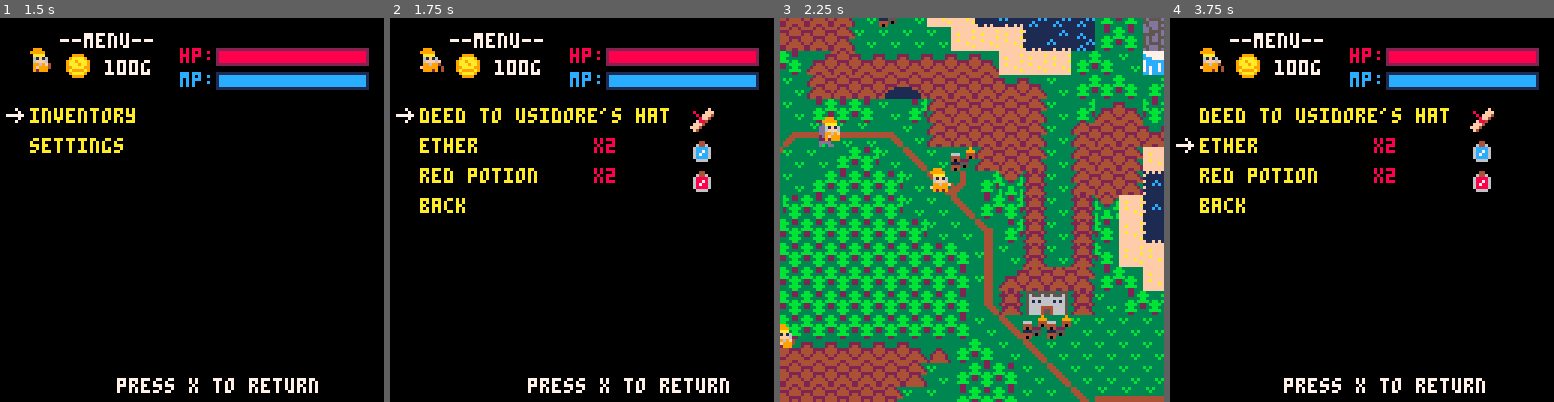
Above: before the commit, frames 1-4 (left to right).
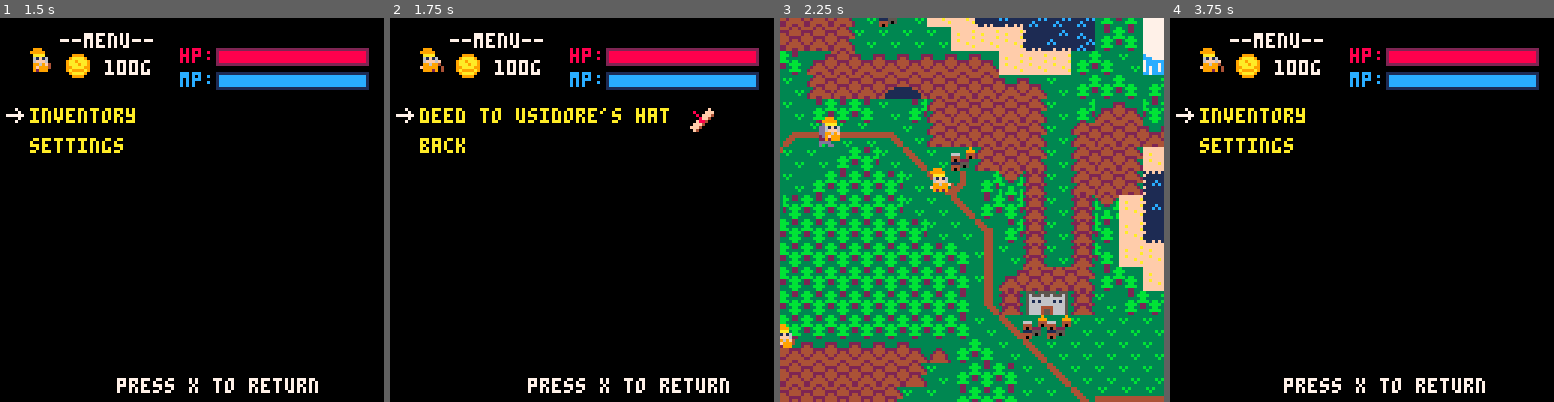
Above: after the commit, the same moments.

Repository: bigbadbones/cannsjourney
Game: PICO-8 cartridge foon.p8
Same seed, same stepped clock (60 frames per second), same inputs: the game is played once before the commit and once after it.
Inputs:
- Up to frame 1 (1.5 s): tap X (X key) at 0.33, 1.07 s; tap O (Z key) at 0.7 s
- Up to frame 2 (1.75 s): hold Right from 1.6 s (still down); tap O (Z key) at 1.7 s
- Up to frame 3 (2.25 s): tap X (X key) at 1.85 s; release Right at 2.1 s; tap O (Z key) at 2.1 s; hold Up from 2.15 s (still down)
- Up to frame 4 (3.75 s): release Up at 2.42 s; hold Right 2.47-3.03 s; tap O (Z key) every 0.4 s from 2.5 to 3.7 s; tap X (X key) at 2.97 s; hold Left 3.08-3.58 s; hold Down from 3.63 s (still down)

Frame 1 is identical in both runs. In frame 2, 1.7% of the frame differs, in the area x 7-84%, y 31-51%; in frame 3, 0.5%; in frame 4, 3.1%, in the area x 1-85%, y 23-51%.

Commit message:
added castle belaroth

Diff:
--- a/foon.p8
+++ b/foon.p8
@@ -97,10 +97,10 @@
 
  statuseffects = {}
  statuseffects.redpotion = {false,0}
- additem("ether")
-  additem("ether")
- additem("red potion")
-  additem("red potion")
+ //additem("ether")
+ // additem("ether")
+/// additem("red potion")
+//  additem("red potion")
 end
 
 
@@ -724,6 +724,7 @@
   end
   spr(can.frames[can.frameid],can.x,can.y,1,1,can.faceleft,false)
   pal()
+  draw_topmapelems()
  end
 
 function canmovementblocked(xoff,yoff)
@@ -1074,13 +1075,14 @@
 outside_capitol_city = {40,28,41,28}
 outside_gratax = {43,46,43,46}
 outside_meagas = {46,34,46,34}
+outside_castle_belaroth = {64,26,65,26}
 
 outside_furlingshire = {31,34,37,34}
 outside_terrakis = {22,29,23,29}
 outside_jizzleknob = {52,21,53,21}
 outside_cave = {34,18,35,18}
 blocking_interacts = {}
-
+topitems = {}
 nr_of_towns =8
 towns ={}
 
@@ -1123,34 +1125,41 @@
   towns[n].nr_of_interacts=0
    towns[n].elems=
  	{
-   {67,98*8,7*8,"exit",4,false,nil},
-  	{67,99*8,7*8,"exit",4,false,nil}
+   {67,98*8,7*8,"exit",4,false,nil,false},
+  	{67,99*8,7*8,"exit",4,false,nil,false}
  	}
  end
 
  --hogsface
  towns[1].nr_of_elems =4
- add(towns[1].elems,{114,98*8,003*8,"tavern",2,false,nil})
- add(towns[1].elems, {98,103*8,004*8,nil,nil,false,false})
+ add(towns[1].elems,{114,98*8,003*8,"tavern",2,false,nil,false})
+ add(towns[1].elems, {98,103*8,004*8,"castle",3,false,nil,false})
 
  --tavern
 
  towns[2].nr_of_elems = 7
  towns[2].elems ={}
- add(towns[2].elems, {112,96*8,12*8,nil,nil,false,true})
- add(towns[2].elems,{126,105*8,12*8,nil,nil,false,true})
- add(towns[2].elems, {126,104*8,12*8,nil,nil,false,true})
- add(towns[2].elems, {126,103*8,12*8,nil,nil,false,true})
- add(towns[2].elems, {126,102*8,12*8,nil,nil,false,true})
- add(towns[2].elems, {67,99*8,15*8,"exit",1,false,nil})
- add(towns[2].elems, {67,100*8,15*8,"exit",1,false,nil})
-
- towns[3].nr_of_elems = 2
+ add(towns[2].elems, {112,96*8,12*8,nil,nil,false,true,false})
+ add(towns[2].elems, {126,105*8,12*8,nil,nil,false,true,false})
+ add(towns[2].elems, {126,104*8,12*8,nil,nil,false,true,false})
+ add(towns[2].elems, {126,103*8,12*8,nil,nil,false,true,false})
+ add(towns[2].elems, {126,102*8,12*8,nil,nil,false,true,false})
+ add(towns[2].elems, {67,99*8,15*8,"exit",1,false,nil,false})
+ add(towns[2].elems, {67,100*8,15*8,"exit",1,false,nil,false})
+
+ --castle
+ towns[3].nr_of_elems = 9
  towns[3].elems =
- 	{
-   {67,99*8,34*8,"exit",1,false,nil},
-  	{67,100*8,34*8,"exit",1,false,nil}
- 	}
+ {
+ {42,104*8,20*8,nil,1,false,nil,true},
+ {43,105*8,20*8,nil,1,false,nil,true},
+ {44,106*8,20*8,nil,1,false,nil,true},
+ {42,104*8,27*8,nil,1,false,nil,true},
+ {43,105*8,27*8,nil,1,false,nil,true},
+ {44,106*8,27*8,nil,1,false,nil,true},
+ {67,104*8,33*8,"exit",4,false,nil,false},
+ {67,105*8,33*8,"exit",4,false,nil,false},
+ {67,106*8,33*8,"exit",4,false,nil,false} }
 
 end
 
@@ -1223,15 +1232,27 @@
 end
 
 
+function draw_topmapelems()
+	for i=1,  #topitems do
+	    elem = topitems[i]
+	    drawsprite(elem[1],elem[2],
+     elem[3],false)
+	end
+end
 function draw_mapelems()
+ topitems = {}
  if not (world=="overworld") then
   if  (world=="cave") then
   	draw_caveelems()
   elseif towns[levelid] then
    for n=1, towns[levelid].nr_of_elems do
     elem =towns[levelid].elems[n]
-    drawsprite(elem[1],elem[2],
-    elem[3],false)
+    if elem[8]== false then
+     drawsprite(elem[1],elem[2],
+     elem[3],false)
+    else
+    add(topitems,elem)
+    end
    end
 	 end
 	end
@@ -1358,13 +1379,13 @@
  elseif location =="castle" then
   sfx(22)
   wipe(true)
- 	cellx = 98
+ 	cellx = 99
  	celly = 18
  	sx = 0
  	sy = 0
- 	celw = 20
+ 	celw = 14
  	celh = 20
- 	can.x = 58
+ 	can.x = 50
  	can.y = 109
  	world="castle"
  	teleportworked = true
@@ -1450,6 +1471,10 @@
  elseif xywithin(x,y,outside_cave) then
  levelid = 1
   teleport("cave")
+ elseif xywithin(x,y,outside_castle_belaroth) then
+ levelid = 3
+  teleport("castle")
+
  end
 end
 
@@ -1603,7 +1628,7 @@
 
 
 function initnpcs()
- nr_of_npcs = 14
+ nr_of_npcs = 17
  npcs ={}
  intersecting = {}
  for n=1,nr_of_npcs+copycount do
@@ -1844,6 +1869,40 @@
  }
 
 
+   --mimic
+ npcs[15].frames = {111}
+ npcs[15].x= 105*8
+ npcs[15].y= 24*8
+ npcs[15].world = "castle"
+ npcs[15].name = "good king belaroth"
+ npcs[15].interact = "talk"
+ npcs[15].msg = ":\nhowdy"
+ npcs[15].lvlid = 3
+ npcs[15].path={
+ {105*8,24*8}
+ }
+ npcs[16].frames = {73,73,74,74}
+ npcs[16].x= 103*8
+ npcs[16].y= 26*8
+ npcs[16].world = "castle"
+ npcs[16].lvlid = 3
+ npcs[16].name = "raspberry\nberet"
+ npcs[16].interact = "battle"
+ npcs[16].path={
+ {103*8,26*8},
+ {107*8,26*8}
+ }
+ npcs[17].frames = {73,73,74,74}
+ npcs[17].x= 107*8
+ npcs[17].y= 23*8
+ npcs[17].world = "castle"
+ npcs[17].lvlid = 3
+ npcs[17].name = "raspberry\nberet"
+ npcs[17].interact = "battle"
+ npcs[17].path={
+ {107*8,23*8},
+ {103*8,23*8}
+ }
  end
 
 function openshop()
@@ -2237,17 +2296,17 @@
 
 
 __gff__
-0100000000000001010101010101010101010001020200010101000100010101020101010000000101010101010101010000000000000000000000000000000000000006000000808080808080000000010101010000008080808080800000000000000200000080808080020200000101000001000000808000000000000000
+0100000000000001010101010001010101010001020200010101000100010101020101010000000101010000000101010000000000000000000100000000000000000006000000808080808080000000010101010000008080808080800000000000000200000080808080020200000001000001000000808000000000000000
 0000000000000000000000000000000000000000000000000000000000000000000000000000000000000000000000000000000000000000000000000000000000000000000000000000000000000000000000000000000000000000000000000000000000000000000000000000000000000000000000000000000000000000
 __map__
-1e1e1e1e1e1e1e1e1e1e1e1e1e1e1e1e1e1e2e1e1e1e1e1e1e1e1e1e1e1e01010101010101010101010101010101010101010101013c013c3c3c3c3c3c3c3c3c3c3c3c3c00000000000000000000000000000000000000000000000000000a2b2b2b2b2b2b2b2b2b2b0c00000000000000000000000000000000000000000000
-1e1e1e1e1e1e1e1e1e1e1e1e1e1e1e1e1e1e1e1e1e1e1e1e1e1e1e1e1e1e01010101010101010101010101010101010101010101013c013c3c3c3c3c3c3c3c3c3c3c3c3c000000000000000000000000000000000000000000000000000011121212121212121212121300000000000000000000000000000000000000000000
-1e1e1e1e1e1e1e1e1e1e1e1e1e1e1e1e1e1e1e1e1e1e1e1e1e1e1e1e1e1e010101010101010101010101010101010101010101010101013c3c3c3c3c3c3c3c3c3c3c3c3c000000000000000000000000000000000000000000000000000011121212121212121212121300000000000000000000000000000000000000000000
-1e1e1e1e1e1e1e1e1e1e1e1e1e1e1e1e1e1e1e1e1e1e1e1e1e1e1e1e1e1e0101010101010101010101010101010101010101010101010100000000000000000000000000000000000000000000000000000000000000000000000000000011121212121212121212121300000000000000000000000000000000000000000000
-1e1e1e1e1e1e1e1e1e1e1e1e1e1e1e1e1e1e1e1e1e1e1e1e1e1e1e1e1e1e0101010101010101010101010101010101010101010101010100000000000000000000000000000000000000000000000000000000000000000000000000000011121212121212121212121300000000000000000000000000000000000000000000
-1e1e1e1e1e1e1e1e1e1e1e1e1e1e1e1e1e1e1e1e1e1e1e1e1e1e1e1e1e1e0101010101010101010101010101010101010101010101010100000000000000000000000000000000000000000000000000000000000000000000000000000011121212121212121212121300000000000000000000000000000000000000000000
-1e1e1e1e1e1e1e1e1e1e1e1e1e1e1e1e1e1e1e1e1e1e1e1e1e1e1e1e1e1e0101010101010101010101010101010101010101010101010100000000000000000000000000000000000000000000000000000000000000000000000000000011121212121212121212121300000000000000000000000000000000000000000000
-1e1e1e1e1e1e1e1e1e1e1e1e1e1e1e1e1e1e1e1e1e1e1e1e1e1e1e1e1e1e010101010101010101010101010101010101010101010101010000000000000000000000000000000000000000000000000000000000000000000000000000002b2b2b2b12122b2b2b2b2b2c00000000000000535353535353537171535353535353
+1e1e1e1e1e1e1e1e1e1e1e1e1e1e1e1e1e1e2e1e1e1e1e1e1e1e1e1e1e1e01010101010101010101010101010101010101010101013c013c3c3c3c3c3c3c3c3c3c3c3c3c00000000000000000000000000000000000000000000000000002e2e2e2e2e2e2e2e2e2e2e2e00000000000000000000000000000000000000000000
+1e1e1e1e1e1e1e1e1e1e1e1e1e1e1e1e1e1e1e1e1e1e1e1e1e1e1e1e1e1e01010101010101010101010101010101010101010101013c013c3c3c3c3c3c3c3c3c3c3c3c3c00000000000000000000000000000000000000000000000000001f121212121212121212121d00000000000000000000000000000000000000000000
+1e1e1e1e1e1e1e1e1e1e1e1e1e1e1e1e1e1e1e1e1e1e1e1e1e1e1e1e1e1e010101010101010101010101010101010101010101010101013c3c3c3c3c3c3c3c3c3c3c3c3c00000000000000000000000000000000000000000000000000001f121212121212121212121d00000000000000000000000000000000000000000000
+1e1e1e1e1e1e1e1e1e1e1e1e1e1e1e1e1e1e1e1e1e1e1e1e1e1e1e1e1e1e010101010101010101010101010101010101010101010101010000000000000000000000000000000000000000000000000000000000000000000000000000001f121212121212121212121d00000000000000000000000000000000000000000000
+1e1e1e1e1e1e1e1e1e1e1e1e1e1e1e1e1e1e1e1e1e1e1e1e1e1e1e1e1e1e010101010101010101010101010101010101010101010101010000000000000000000000000000000000000000000000000000000000000000000000000000001f121212121212121212121d00000000000000000000000000000000000000000000
+1e1e1e1e1e1e1e1e1e1e1e1e1e1e1e1e1e1e1e1e1e1e1e1e1e1e1e1e1e1e010101010101010101010101010101010101010101010101010000000000000000000000000000000000000000000000000000000000000000000000000000001f121212121212121212121d00000000000000000000000000000000000000000000
+1e1e1e1e1e1e1e1e1e1e1e1e1e1e1e1e1e1e1e1e1e1e1e1e1e1e1e1e1e1e010101010101010101010101010101010101010101010101010000000000000000000000000000000000000000000000000000000000000000000000000000001f121212121212121212121d00000000000000000000000000000000000000000000
+1e1e1e1e1e1e1e1e1e1e1e1e1e1e1e1e1e1e1e1e1e1e1e1e1e1e1e1e1e1e010101010101010101010101010101010101010101010101010000000000000000000000000000000000000000000000000000000000000000000000000000001e0e0e0f12120d0e0e0e0e1e00000000000000535353535353537171535353535353
 1e1e1e1e1e1e1e1e1e1e1e1e1e1e1e1e1e1e1e1e1e1e1e1e1e1e1e1e1e1e2101010101010101010101010101010101010101010101010118181818181818181818181818181818181818181818000000000000000000000000000000000000000000121200000000000000000000000000536464646464646464535353535353
 1e1e1e1e1e1e1e1e1e1e1e1e1e1e1e1e1e1e1e1e1e1e1e1e1e1e1e1e1e1e1e22730101010101010101010101010101010101010101010118181818181818181818181818181818181818181818000000000000000000000000000000000000000000000000000000000000000000000000536464646464646464535353535353
 1e1e1e1e1e1e1e1e1e1e1e1e1e1e1e1e1e1e1e1e1e1e1e1e1e1e1e1e1e1e1e1e1e0101010101010101010101010101010101010101010101010101181818181818181818181818181818181818000000000000000000000000000000000071717171717171717171717100000000000000536464535353535353535353535353
@@ -2258,58 +2317,58 @@
 1e1e1e1e1e1e1e1e1e1e1e1e1e1e1e1e2f12123c1d1e1e1e1e0e0e0e1e1e1e1e1f1220121616272818181804060101121201011d1e0f0101181818181818181818181818181818181818181818000000000000000000000000000000000000000000001212000000000000000000000000535353535353535353535353646464
 1e1e1e1e1e1e1e1e1e1e1e1e1e1e1e2f12123b121d2e2e1e1e1e1e1e102d1e1e1f1212121216161627281824260101121201011d1e1f0101120d0f12181818180d0e0e0e0e0e18181818181818000000000000000000000000000000000000000000001212000000000000000000000000536464646464646464646464646464
 1e1e1e1e1e1e1e1e1e1e1e1e1e1e2f12123b120d1e123b1d1e1e1e103030260d1e0e0e0e0e0e0f1616160406122123121201011d1e1f210104101006181818181d1e1e1e1e1e0f181818181818000000000000000000000000000000000000000000000000000000000000000000000000536464646464646464646464646464
-1e1e1e1e1e1e1e1e1e1e1e1e1e1f12123b120d2f123b121d1e1f10303026121d1e1e6b6c1e1e1e0e0f120405060405061221231d1e1f1223243030261818180d1e1e1e1e1e1e1f181818181818000000000000000000000000000000000000000000010101010101010101010101010101536464645353535353535353535353
-1e1e1e1e1e1e1e1e1e1e1e1e1e1f123d120d1e123b12121d1e2f252526121224252612241d1e1e1e1f12040d0f30302612120d1e1e2f1204123030301818181d1e1e1e1e1e1e1e0f1818181818000000000000000000000000000000000000000000010101010101010101010101010101536464646464646464535353535353
-1e1e1e1e1e1e1e1e1e1e1e1e1e1f12330d2f123b12120d1e2f12121212121c3131311a121d1e1e1e1f121d1e1e0e0e0f200d2e2e2f120430303030301818181010101e1e1e1e2f181818181818000000000000000000000000000000000000000000010101010101010101010101010101536464646464646464535353535353
-1e1e1e1e1e1e1e1e1e1e1e1e1e1f123e12123b12120d1e2f12123b3f123b12120430123a12201d1e1f121d1e1f16162f0d1e0f121415303030303018181804303030102e2e2e2f181818181818000000000000000000000000000000000000000000010101010101010101010101010101535353535353536464535353535353
-1e1e1e1e1e1e1e1e1e1e1e1e1e1e12123a3d12120d1e2f12123b123e3b121204303030123a3c04100b121d1e1f07161616162d0f12121212301818181212243030252506181818181818181818000000000000000000000000000000000000000000010101010101010101010101010101535353535353537171535353535353
-1e1e1e1e1e1e1e1e1e1e1e1e1e1e0e0f123a12122d2f12123b1212121212303030303012123a24300b120b101617080809162d1e0e0e0e0f1b1812121212242526121218181818181818181818000000000000000000000000000000000000000000010101010101010101010101010101535353535353537171535353535353
-1e1e1e1e1e1e1e1e1e1e1e1e1e1e1e1e0f123a121212123b120d0d0f123030303030303012123f240b120b2616271b121916122d2e2e2e2f181812121212121212121818181818181818181818000000000000000000000000000000000000000000010101010101010101010101010101535353535353536464535353535353
-1e1e1e1e1e1e1e1e1e1e1e1e1e1e1f10100f123f12123b120d1e1e2f0f04303030303030300633120b120b061616272829160406121b1212181212040505050612121818181818181818181818000000000000000000000000000000000000000000010101010101010101010101010101535353535353536464535353535353
-1e1e1e1e1e1e1e1e1e1e1e1e1e1e1f24262d0f3312123a12122d1e1010303030303030303026330d1e1e1f24061616161616042612121212181212243030302614151212181818181818181818000000000000000000000000000000000000000000010101010101010101010101010101535353535353536464535353535353
-1e1e1e1e1e1e1e1e1e1e101e1e1e1e123a12123c1212123a12122d0f303030303030303030263e0b14150b12240505050505261212121212182012121224261212331212181818181818181818000000000000000000000000000000000000000000010101010101010101010101010101535353535353536464535353535353
-1e1e1e1e1e1e1e1e1e10301e1e1e1e06123f3b12120d0f123a12121e1f242525252525252526123a202012121212121212121212121c3131313131313131313131371218181818181818181818000000000000000000000000000000000000000000010101010101010101010101010101535353535353536464535353535353
-1e1e1e1e1e1e1e1f103030102d1e2430063312120d1f1415123f122d1e0e0e0e0e0e0e0f1b0406123a12121212121212121212123b120406121212121212121818181818181818181818181818000000000000000000000000000000000000000000010101010101010101010101010101535353535353536464535353535353
-1e1e1e1e1e1e1f10303030051d1e1f302633120d1e1f1231123e12122d1e1e1e1e1e1e2f12043026123a1212121212121212123d12040506181818181818181818181818181818181818181818000000000000000000000000000000000000000000010101010101010101010101010101535353535353536464535353535353
-1e1e1e1e1e1e1f30303030061d1e1f302633122d1e1e0e0e0f123a12122d1e1e1e1e2f121224252612123a31313131313131313612121212181818181818181818181818181818181818181818000000000000000000000000000000000000000000010101010101010101010101010101535353535353536464535353535353
-…(41 lines of a section not shown)…
+1e1e1e1e1e1e1e1e1e1e1e1e1e1f12123b120d2f123b121d1e1f10303026121d1e1e6b6c1e1e1e0e0f120405060405061221231d1e1f1223243030261818180d1e1e1e1e1e1e1f181818181818000000000000000000000000000000000000000000000000000000000000000000000000536464645353535353535353535353
+1e1e1e1e1e1e1e1e1e1e1e1e1e1f123d120d1e123b12121d1e2f252526121224252612241d1e1e1e1f12040d0f30302612120d1e1e2f1204123030301818181d1e1e1e1e1e1e1e0f1818181818000000000000000000000000000000000000000000003838383838383838383838383838536464646464646464535353535353
+1e1e1e1e1e1e1e1e1e1e1e1e1e1f12330d2f123b12120d1e2f12121212121c3131311a121d1e1e1e1f121d1e1e0e0e0f200d2e2e2f120430303030301818181010101e1e1e1e2f18181818181800000000000000000000000000000000000000000000383838380a3838380a3838383838536464646464646464535353535353
+1e1e1e1e1e1e1e1e1e1e1e1e1e1f123e12123b12120d1e2f12123b3f123b12120430123a12201d1e1f121d1e1f16162f0d1e0f121415303030303018181804303030102e2e2e2f181818181818000000000000000000000000000000000000000000003838383839383838393838383838535353535353536464535353535353
+1e1e1e1e1e1e1e1e1e1e1e1e1e1e12123a3d12120d1e2f12123b123e3b121204303030123a3c04100b121d1e1f07161616162d0f12121212301818181212243030252506181818181818181818000000000000000000000000000000000000000000003838383839383838393838383838535353535353537171535353535353
+1e1e1e1e1e1e1e1e1e1e1e1e1e1e0e0f123a12122d2f12123b1212121212303030303012123a24300b120b101617080809162d1e0e0e0e0f1b18121212122425261212181818181818181818180000000000000000000000000000000000000000000038383838380c0c0c383838383838535353535353537171535353535353
+1e1e1e1e1e1e1e1e1e1e1e1e1e1e1e1e0f123a121212123b120d0d0f123030303030303012123f240b120b2616271b121916122d2e2e2e2f1818121212121212121218181818181818181818180000000000000000000000000000000000000000000038383838380c0c0c383838383838535353535353536464535353535353
+1e1e1e1e1e1e1e1e1e1e1e1e1e1e1f10100f123f12123b120d1e1e2f0f04303030303030300633120b120b061616272829160406121b12121812120405050506121218181818181818181818180000000000000000000000000000000000000000000038383838380c0c0c383838383838535353535353536464535353535353
+1e1e1e1e1e1e1e1e1e1e1e1e1e1e1f24262d0f3312123a12122d1e1010303030303030303026330d1e1e1f24061616161616042612121212181212243030302614151212181818181818181818000000000000000000000000000000000000000000003838383838380c38383838383838535353535353536464535353535353
+1e1e1e1e1e1e1e1e1e1e101e1e1e1e123a12123c1212123a12122d0f303030303030303030263e0b14150b1224050505050526121212121218201212122426121233121218181818181818181800000000000000000000000000000000000000000000383838380a380c380a3838383838535353535353536464535353535353
+1e1e1e1e1e1e1e1e1e10301e1e1e1e06123f3b12120d0f123a12121e1f242525252525252526123a202012121212121212121212121c3131313131313131313131371218181818181818181818000000000000000000000000000000000000000000003838383839380c38393838383838535353535353536464535353535353
+1e1e1e1e1e1e1e1f103030102d1e2430063312120d1f1415123f122d1e0e0e0e0e0e0e0f1b0406123a12121212121212121212123b120406121212121212121818181818181818181818181818000000000000000000000000000000000000000000003838383839380c38393838383838535353535353536464535353535353
+1e1e1e1e1e1e1f10303030051d1e1f302633120d1e1f1231123e12122d1e1e1e1e1e1e2f12043026123a1212121212121212123d12040506181818181818181818181818181818181818181818000000000000000000000000000000000000000000003838383838380c38383838383838535353535353536464535353535353
+1e1e1e1e1e1e1f30303030061d1e1f302633122d1e1e0e0e0f123a12122d1e1e1e1e2f121224252612123a31313131313131313612121212181818181818181818181818181818181818181818000000000000000000000000000000000000000000003838383838380c38383838383838535353535353536464535353535353
+…(41 lines of a section not shown)…
Not shown, changed: 37 lines of the sprite sheet (__gfx__) section of foon.p8
Not shown, changed: page.js
